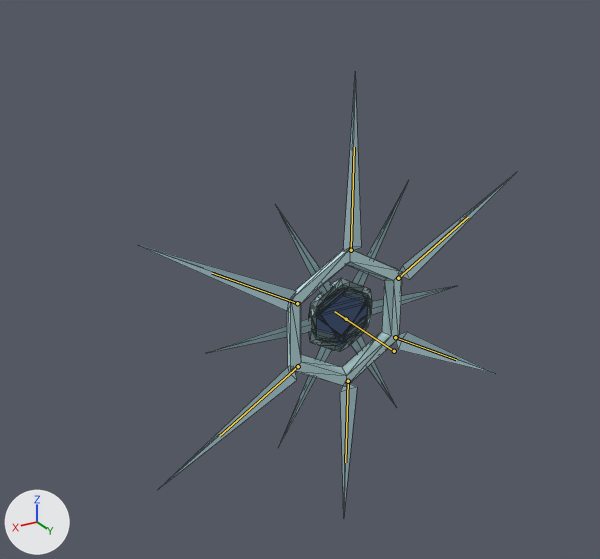
Renders of the glTF model glb_imports/SnowflakeEntity.glb from each side of a commit.
Both versions are drawn from a 50 mm lens placed at (5.9, 8.49, 5.06), pointed at (0.46, -0.58, 0.52). The lights are fixed; the arrows at lower left show +X, +Y and +Z. The picture after the commit comes second. The bones that bend it are drawn over the model as lines. Mesh edges are drawn as thin lines.

Objects in the first picture: 'BackLeft', 'BackRight', 'CentralEye1', 'CentralEye2', 'CentralEye3', 'FacePlate', 'FrontLeft', 'FrontRight', 'MiddleLeft', 'MiddleRight' and 1 more.
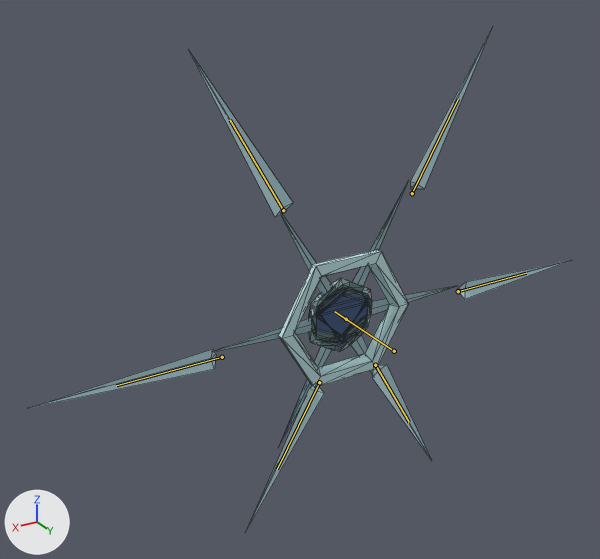
The newer file adds an action. The first version stands in its rest pose; the second is drawn at frame 12 of the action 'QuadShardSequence1'.

Changed parts and their boxes [x1, y1, x2, y2] in the pictures (600 x 559 px):
'FacePlate', posed (13% wider): before [287, 249, 402, 386]; after [278, 249, 408, 387]
'MiddleLeft', posed (19% wider, 9% shorter): before [141, 246, 297, 311]; after [30, 349, 216, 408]
'FrontLeft', posed (447% wider): before [343, 80, 361, 252]; after [190, 53, 293, 217]
'BackLeft', posed (43% narrower, 20% taller): before [160, 366, 297, 488]; after [246, 385, 324, 531]
'FrontRight', posed (29% narrower, 50% taller): before [400, 173, 516, 280]; after [410, 28, 492, 189]
'BackRight', posed (233% wider, 26% shorter): before [340, 384, 357, 511]; after [372, 365, 431, 459]
'MiddleRight', posed (14% wider, 7% shorter): before [396, 332, 496, 374]; after [457, 260, 571, 299]
bone 'Bone.003', root to tip: before (297, 303) to (212, 273); after (222, 357) to (116, 385)
bone 'Bone.004', root to tip: before (351, 250) to (354, 147); after (283, 210) to (230, 120)
bone 'Bone.007', root to tip: before (395, 337) to (456, 359); after (458, 291) to (526, 273)
bone 'Bone.008', root to tip: before (398, 278) to (468, 217); after (412, 193) to (458, 99)

The edits, one by one:
Bone 'Bone.001' (bone_bone_001) turns from (0, 0, 0) to (0, -30, 0) degrees about its own x, y and z.
Bone 'Bone.003' (bone_bone_003) moves from (0.0, 0.0, 0.0) to (0.0, 1.0, 0.0).
Bone 'Bone.004' (bone_bone_004) moves from (0.0, 0.0, 0.0) to (0.0, 1.0, 0.0).
Bone 'Bone.007' (bone_bone_007) moves from (0.0, 0.0, 0.0) to (0.0, 1.0, 0.0).
Bone 'Bone.008' (bone_bone_008) moves from (0.0, 0.0, 0.0) to (0.0, 1.0, 0.0).
